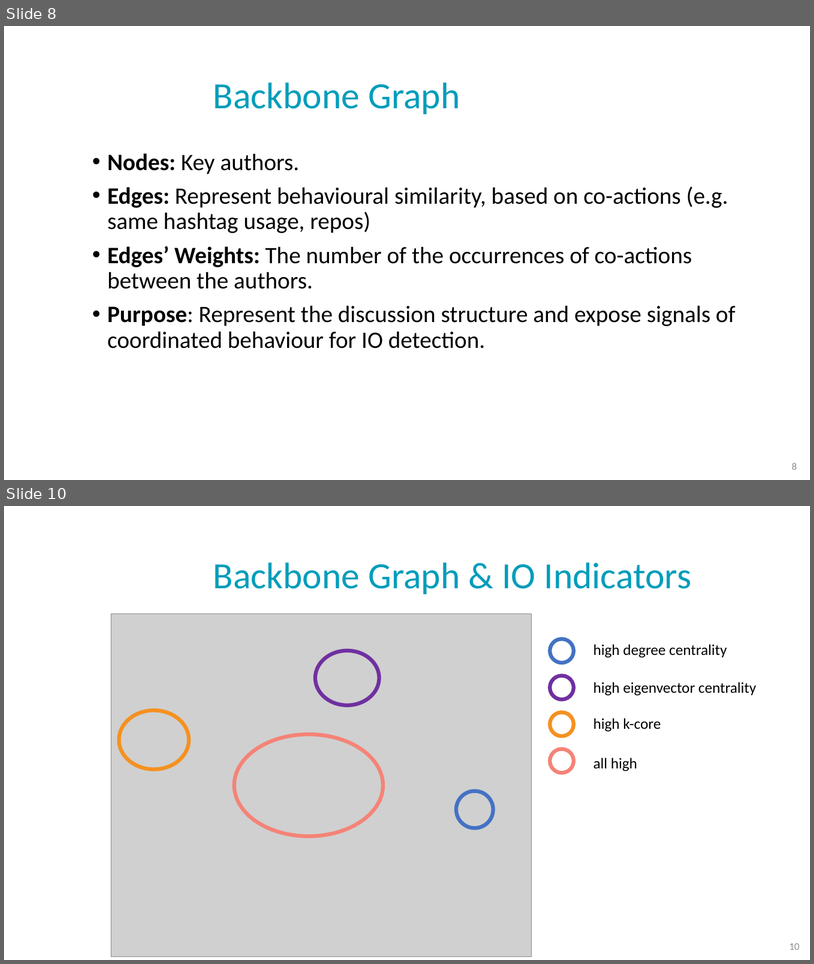
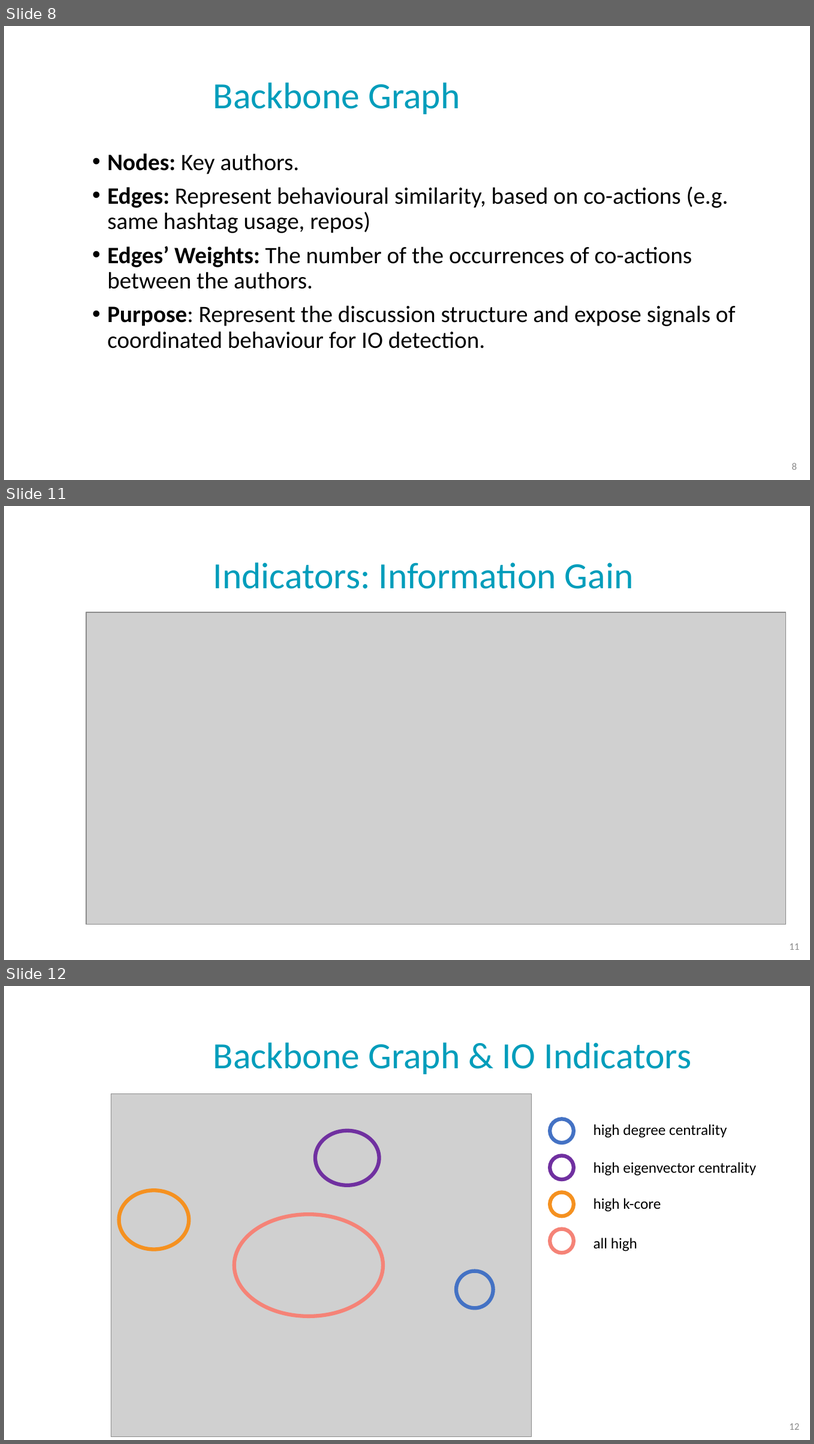
Before and after one commit to NoaTal1996/Backbone-Graph, a slide deck: docs/meeting/2026_03_08.pptx. Shown one above the other, each under a label of ours: slides 8 and 10 before the commit, slides 8, 11 and 12 after it; the slides between them are not shown. The pictures are 814x964 and 814x1444 pixels, drawn with LibreOffice and Linux fonts; fonts in the diff are those of the drawing; grey boxes stand for pictures; background and template pictures are left out. Boxes give left, top, right and bottom in pixels: in the first picture for what was removed or moved away, otherwise in the second. Text is boxed around its words. In the diff, an @@ line names an element or a change of style, - is before the commit and + after.

```diff
--- a/docs/meeting/2026_03_08.pptx
+++ b/docs/meeting/2026_03_08.pptx
@@ slide 11 added at [4,506,810,960], background picture (left out) @@
@@ title added at [213,562,634,589], 44 pt, text #009DBB @@
+Indicators: Information Gain
@@ picture added at [86,612,786,924] @@
@@ page number added at [789,943,800,949], 12 pt, text #8C8C8C @@
+11
@@ what was slide 10 is now slide 12 @@
@@ page number at [789,1423,800,1429]: text changed @@
-10
+12
```
Also in this commit, not shown: 4 slides changed, 10 other slides added, 2 other files.
